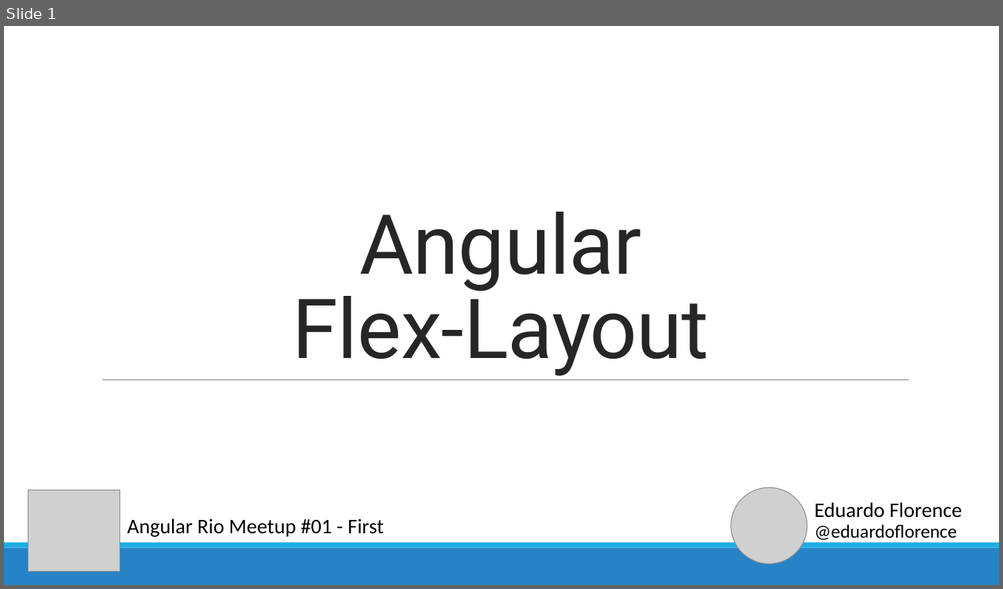
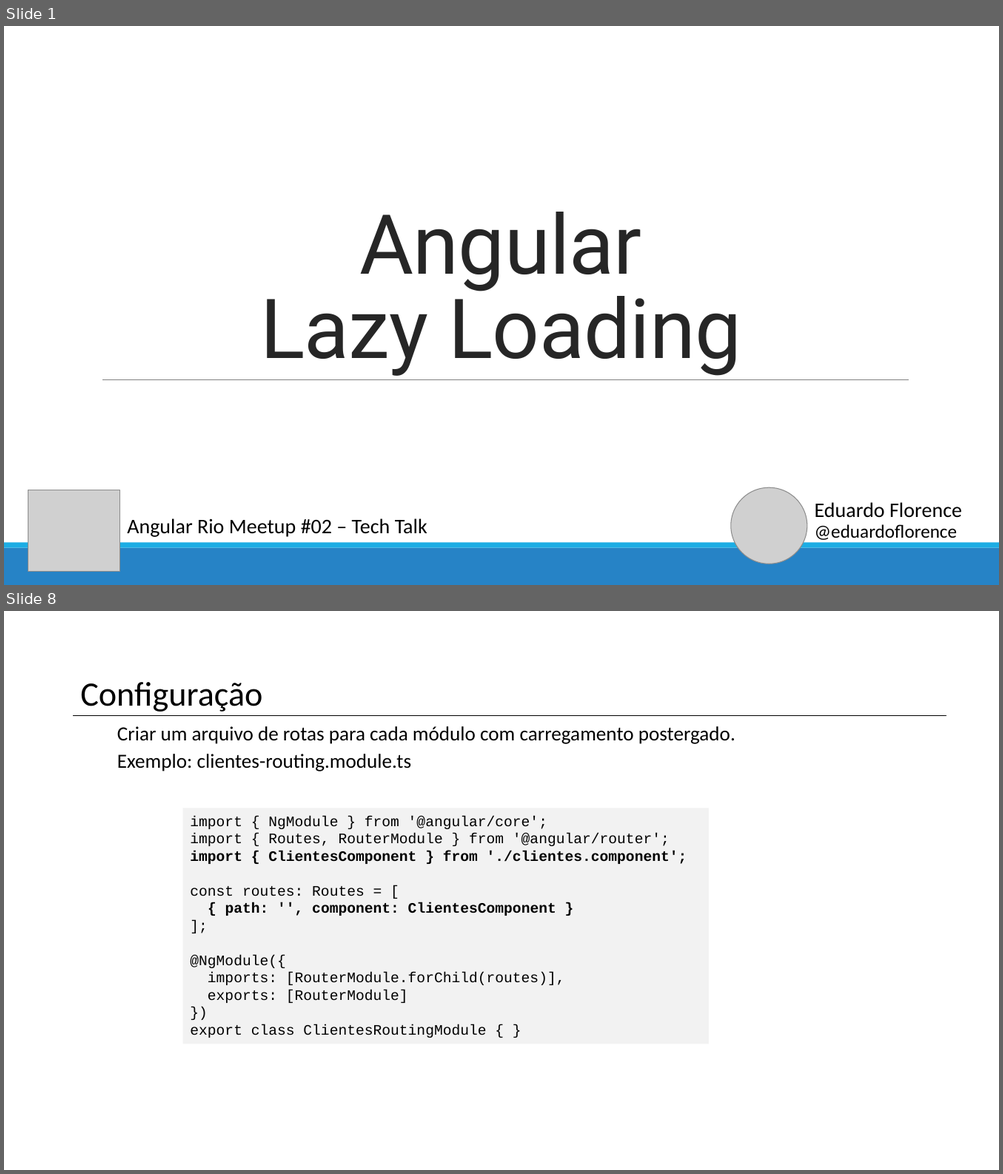
Before and after one commit to eduardoflorence/angular-lazy-loading, a slide deck: eduardo-florence-meetup-angular-rio-lazy-loading.pptx. Shown one above the other, each under a label of ours: slide 1 before the commit, slides 1 and 8 after it; the slides between them are not shown. The pictures are 1003x589 and 1003x1174 pixels, drawn with LibreOffice and Linux fonts; fonts in the diff are those of the drawing; grey boxes stand for pictures. Boxes give left, top, right and bottom in pixels: in the first picture for what was removed or moved away, otherwise in the second. Text is boxed around its words. In the diff, an @@ line names an element or a change of style, - is before the commit and + after.

Commit message:
Uso de Lazy Loading

```diff
--- a/eduardo-florence-meetup-angular-rio-lazy-loading.pptx
+++ b/eduardo-florence-meetup-angular-rio-lazy-loading.pptx
@@ slide 8 added at <box>4,611,999,1170</box>, background #FFFFFF @@
@@ title added at <box>80,682,262,712</box>, 33 pt, text #000000 @@
+Configuração
@@ line added from (73, 715) to (945, 715), #000000 0.5 pt @@
@@ text added at <box>117,726,735,772</box>, 19.4 pt, text #000000 @@
+Criar um arquivo de rotas para cada módulo com carregamento postergado.
+Exemplo: clientes-routing.module.ts
@@ rectangle added at <box>183,808,709,1044</box>, fill #F2F2F2, 14 pt, text #000000 @@
+import { NgModule } from '@angular/core';
+import { Routes, RouterModule } from '@angular/router';
+import { ClientesComponent } from './clientes.component';
+const routes: Routes = [
+{ path: '', component: ClientesComponent }
+];
+@NgModule({
+imports: [RouterModule.forChild(routes)],
+exports: [RouterModule]
+})
+export class ClientesRoutingModule { }
@@ slide 1 changed as well @@
@@ title at <box>260,212,741,376</box>: text changed @@
-Angular
-Flex-Layout
+Angular
+Lazy Loading
@@ text at <box>127,519,427,537</box>: text changed @@
-Angular Rio Meetup #01 - First
+Angular Rio Meetup #02 – Tech Talk
```
Also in this commit, not shown: 2 other slides changed, 7 other slides added, 39 slides removed, 3 other files.
